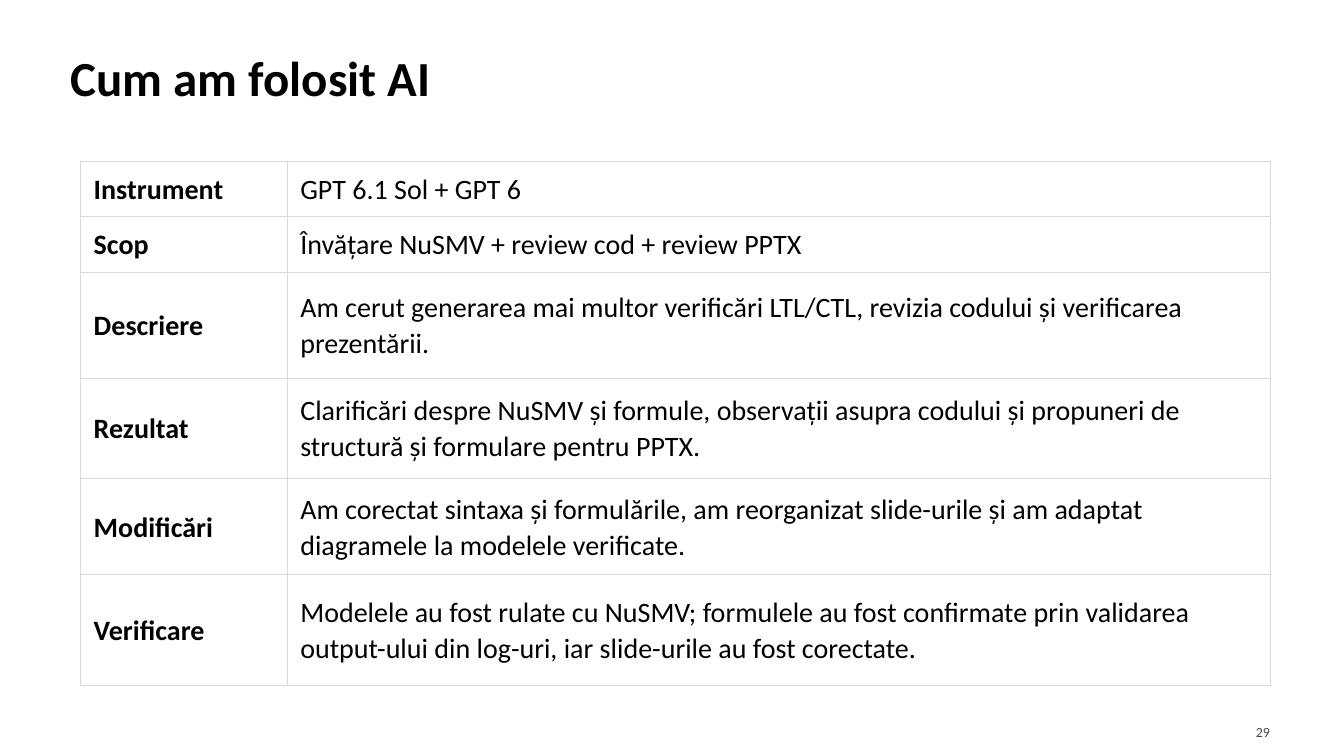
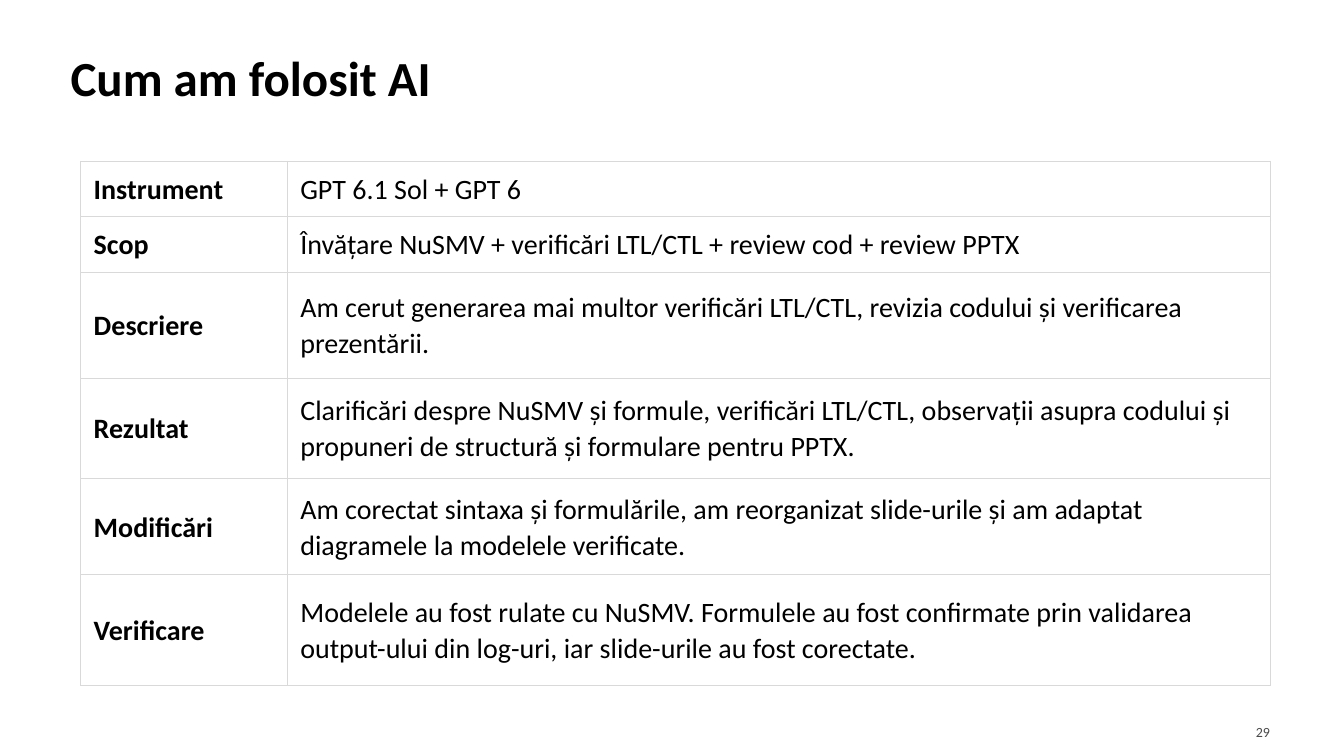
Before and after one commit to Andrei137/tss-nusmv-project, a slide deck: slide 31 of Model_checking_cu_NuSMV.pptx. Drawn at 1344x756 pixels with LibreOffice and Linux fonts; fonts in the diff are those of the drawing. Boxes give left, top, right and bottom in pixels: in the first picture for what was removed or moved away, otherwise in the second. Text is boxed around its words. In the diff, an @@ line names an element or a change of style, - is before the commit and + after.

Commit message:
wip

```diff
--- a/Model_checking_cu_NuSMV.pptx
+++ b/Model_checking_cu_NuSMV.pptx
@@ table at box(81, 161, 1270, 686) @@
-row 2, column 2: Învățare NuSMV + review cod + review PPTX
+row 2, column 2: Învățare NuSMV + verificări LTL/CTL + review cod + review PPTX
-row 4, column 2: Clarificări despre NuSMV și formule, observații asupra codului și propuneri de structură și formulare pentru PPTX.
+row 4, column 2: Clarificări despre NuSMV și formule, verificări LTL/CTL, observații asupra codului și propuneri de structură și formulare pentru PPTX.
-row 6, column 2: Modelele au fost rulate cu NuSMV; formulele au fost confirmate prin validarea output-ului din log-uri, iar slide-urile au fost corectate.
+row 6, column 2: Modelele au fost rulate cu NuSMV. Formulele au fost confirmate prin validarea output-ului din log-uri, iar slide-urile au fost corectate.
```
